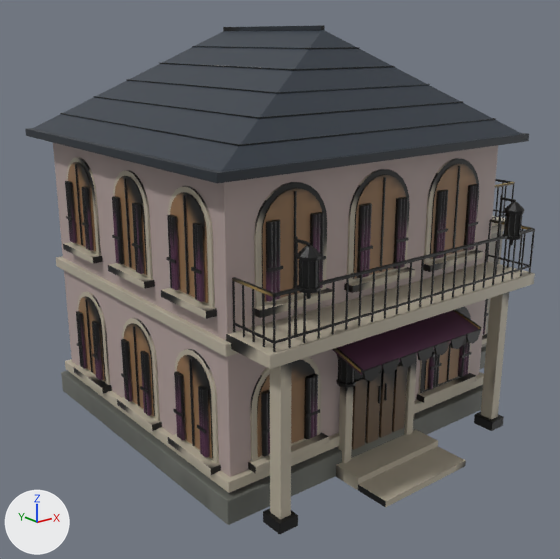
Two versions of the FBX model Assets/Models/Kingdom/City/Models/VelvetTerrace.fbx, one commit apart.
One viewpoint serves both versions: a camera (50 mm lens) standing at (-11.65, -13.33, 8.26) and looking at (-1.15, -0.2, 3.01). Arrows for +X, +Y and +Z are at lower left; the lights stay in place. The older version comes first. Where no turn or scale is listed for an object, it has been applied to the vertices. Vertices at exactly the same position are counted once.

In view in the first picture: 'VelvetTerrace.001'.
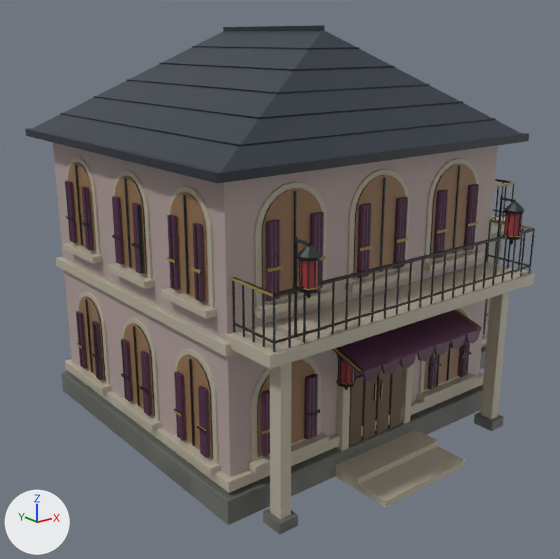
Patch to the scene script:
```diff
--- a/Assets/Models/Kingdom/City/Models/VelvetTerrace.fbx.py
+++ b/Assets/Models/Kingdom/City/Models/VelvetTerrace.fbx.py
@@ me_cube_001 @@
 # used by ob_velvetterrace_001; location = (0.0, 0.0, 0.0)
-me_cube_001.from_pydata(...)  # 39608 vertices, 77420 faces; spans x -5.19..5.02, y -4.86..3.75, z 0.0..8.46
+me_cube_001.from_pydata(...)  # 39496 vertices, 77204 faces; spans x -5.19..5.02, y -4.86..3.75, z 0.0..8.46
+# me_cube_001 part 1: the loose piece of 56 vertices spanning x -2.24..-2.05, y -3.59..-3.39, z 0.25..2.08 is moved by (0.0, 0.09, 0.0)
+# me_cube_001 part 2: the loose piece of 56 vertices spanning x -0.45..-0.26, y -3.59..-3.39, z 0.25..2.08 is moved by (0.0, 0.09, 0.0)
+# me_cube_001 part 3: the loose piece of 56 vertices spanning x -1.99..-1.67, y -3.56..-3.51, z 0.46..1.93 is moved by (0.0, 0.11, 0.0)
+# me_cube_001 part 4: the loose piece of 56 vertices spanning x -1.6..-1.28, y -3.56..-3.51, z 0.46..1.93 is moved by (0.0, 0.11, 0.0)
+# me_cube_001 part 5: the loose piece of 56 vertices spanning x -1.22..-0.9, y -3.56..-3.51, z 0.46..1.93 is moved by (0.0, 0.11, 0.0)
+# me_cube_001 part 6: the loose piece of 56 vertices spanning x -0.83..-0.51, y -3.56..-3.51, z 0.46..1.93 is moved by (0.0, 0.11, 0.0)
+# me_cube_001 part 7: the loose piece of 56 vertices spanning x -1.36..-1.32, y -3.61..-3.57, z 1.3..1.67 is moved by (0.0, 0.12, 0.0)
+# me_cube_001 part 8: the loose piece of 56 vertices spanning x -1.18..-1.14, y -3.61..-3.57, z 1.3..1.67 is moved by (0.0, 0.12, 0.0)
+# me_cube_001 part 9: 34 vertices moved from x -2.05..-0.11, y -3.71..-3.38, z 0.25..2.88 to x -2.05..-0.11, y -3.71..-3.31, z 0.25..2.88; 685 vertices removed from x -2.4..-0.1, y -3.74..-3.38, z 0.25..3.07; 255 vertices added at x -2.4..-0.1, y -3.74..-3.31, z 0.25..2.88
+# me_cube_001 part 10: 60251 kept faces spanning x -5.19..5.02, y -4.86..3.75, z 0.0..8.46 get new texture (UV) coordinates
+# other edits to the shape of me_cube_001 do not show in these pictures
 me_cube_001.materials.append(mat_velvetterrace_baked)
```

What differs and where, as boxes [x1, y1, x2, y2] in the pictures (560 x 559 px; the box of a moved part takes in the faces that stretch with it):
part 1 of me_cube_001, moved or reshaped
    before: [338, 386, 353, 463]
    after: [336, 374, 350, 451]
part 2 of me_cube_001, moved or reshaped
    before: [404, 356, 417, 436]
    after: [401, 364, 413, 424]
part 3 of me_cube_001, moved or reshaped
    before: [352, 377, 367, 450]
    after: [349, 375, 363, 446]
part 4 of me_cube_001, moved or reshaped
    before: [366, 372, 381, 444]
    after: [362, 377, 377, 440]
part 5 of me_cube_001, moved or reshaped
    before: [379, 371, 394, 438]
    after: [375, 368, 390, 434]
part 6 of me_cube_001, moved or reshaped
    before: [392, 364, 407, 432]
    after: [388, 362, 403, 428]
part 7 of me_cube_001, moved or reshaped
    before: [378, 386, 381, 403]
    after: [374, 383, 377, 401]
part 8 of me_cube_001, moved or reshaped
    before: [384, 383, 387, 401]
    after: [380, 381, 383, 398]
part 9 of me_cube_001, cut back (mostly hidden)
    before: [344, 361, 426, 440]
    after: [344, 371, 403, 439]
part 10 of me_cube_001, surface changed
    both: [63, 159, 524, 534]
